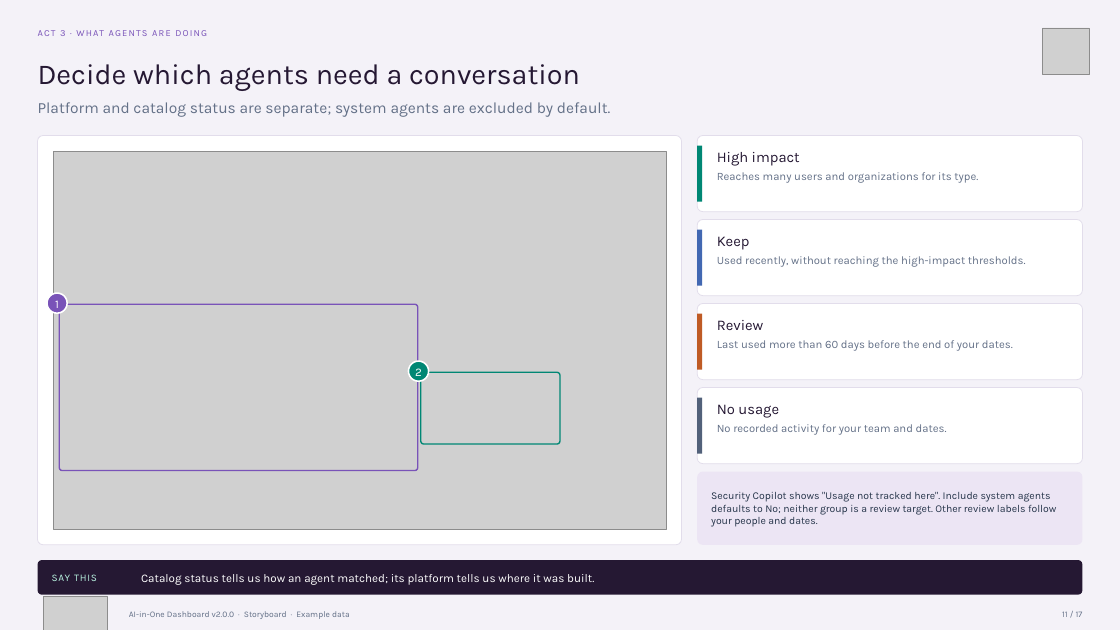
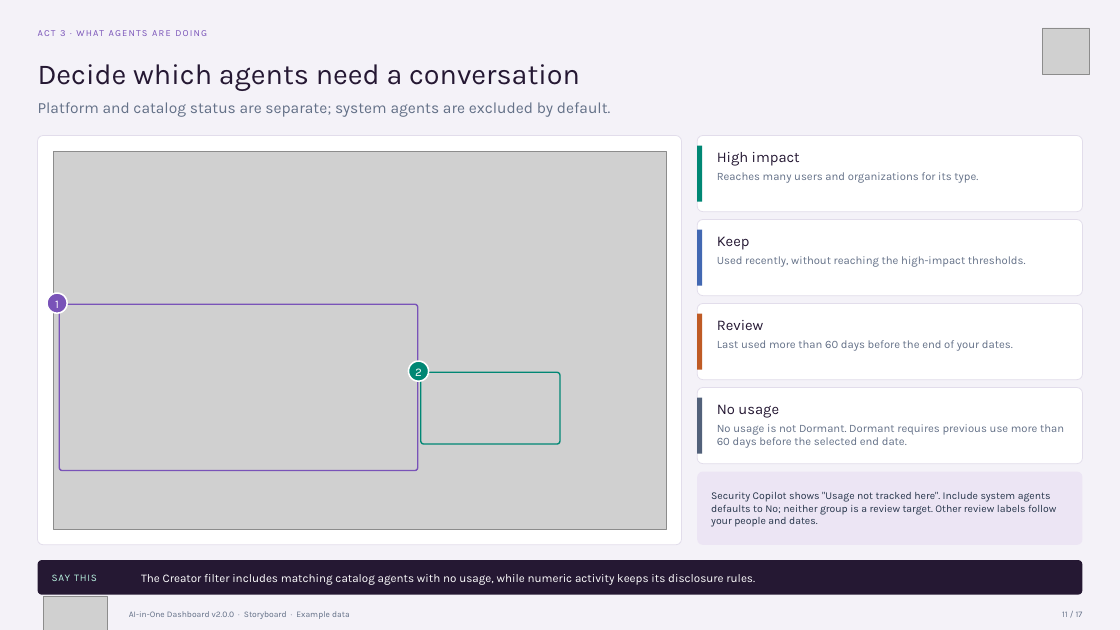
Before and after one commit to microsoft/AI-in-One-Dashboard, a slide deck: slide 11 of AI-in-One-v2.0.0-Storyboard.pptx. Drawn at 1120x630 pixels with LibreOffice and Linux fonts; fonts in the diff are those of the drawing; grey boxes stand for pictures. Boxes give left, top, right and bottom in pixels: in the first picture for what was removed or moved away, otherwise in the second. Text is boxed around its words. In the diff, an @@ line names an element or a change of style, - is before the commit and + after.

```diff
--- a/AI-in-One-v2.0.0-Storyboard.pptx
+++ b/AI-in-One-v2.0.0-Storyboard.pptx
@@ text at (x1=717, y1=424, x2=1064, y2=448): text changed @@
-No recorded activity for your team and dates.
+No usage is not Dormant. Dormant requires previous use more than 60 days before the selected end date.
@@ text at (x1=141, y1=574, x2=755, y2=585): text changed @@
-Catalog status tells us how an agent matched; its platform tells us where it was built.
+The Creator filter includes matching catalog agents with no usage, while numeric activity keeps its disclosure rules.
```
Also in this commit, not shown: 11 other slides changed, 28 other files.
